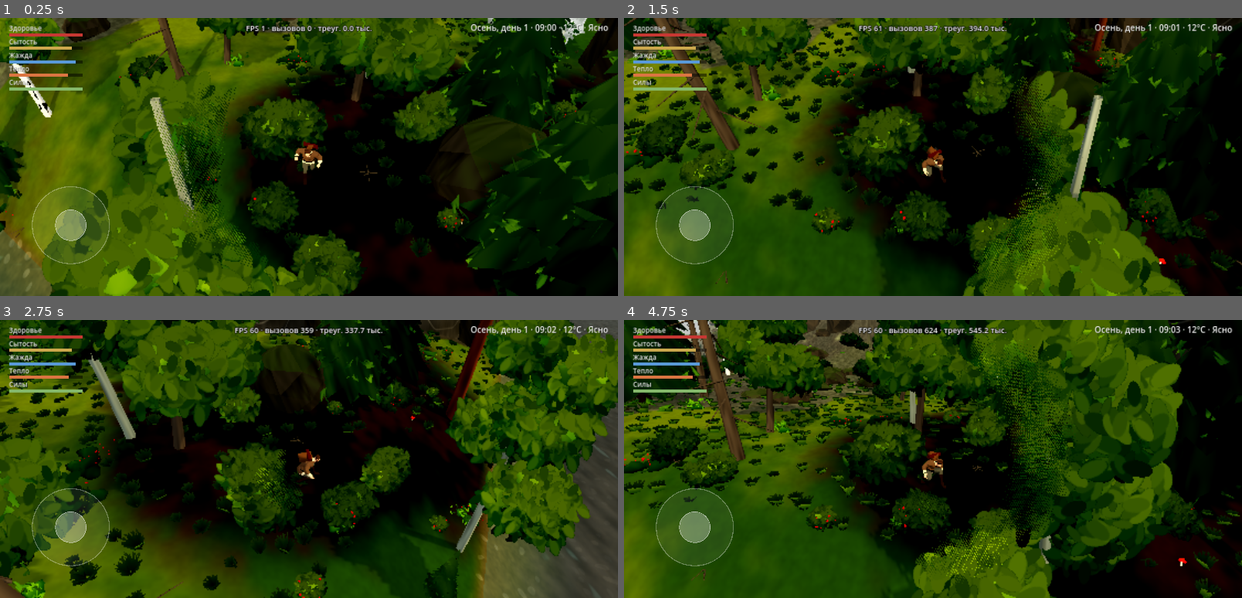
Above: before the commit, frames 1-4 (two rows, left to right).
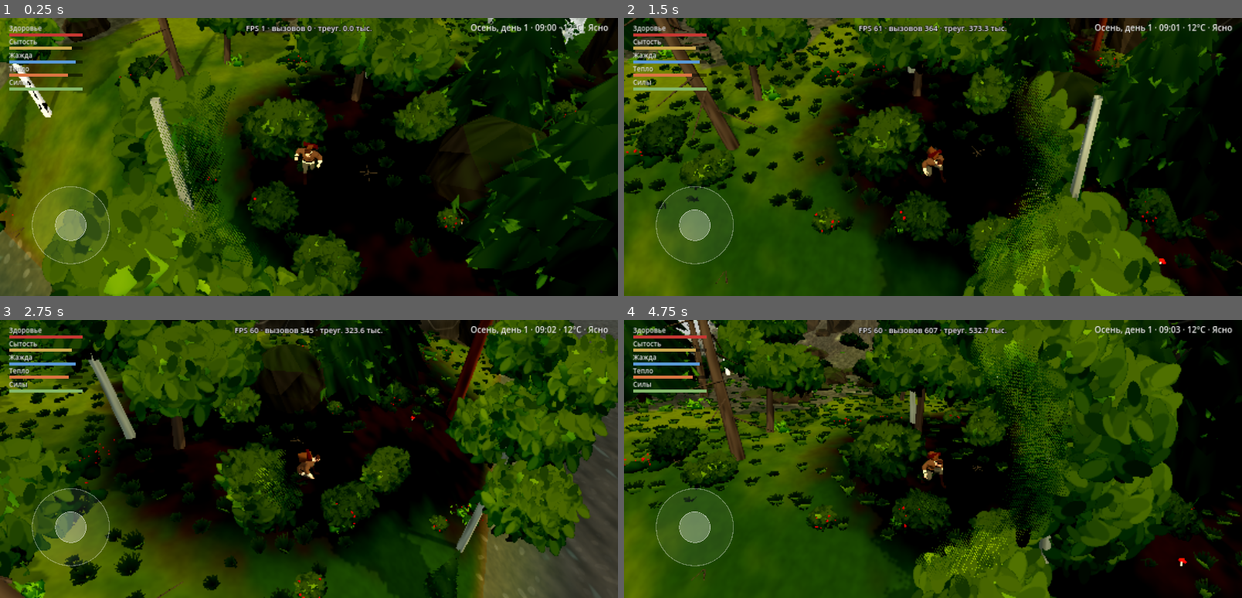
Above: after the commit, the same moments.

Repository: Masuku4129/Game
Game: Godot game, scene res://scenes/main.tscn
Same seed, same stepped clock (60 frames per second), same inputs: the game is played once before the commit and once after it.
Inputs (mouse positions are in pixels of both pictures, inside the frame that each line leads up to):
- Up to frame 1 (0.25 s): no input
- Up to frame 2 (1.5 s): move the mouse to (1068, 143) at 0.52 s; click (1068, 143) at 0.67 s; drag from (809, 170) to (902, 212) at 1.27 s
- Up to frame 3 (2.75 s): move the mouse to (370, 397) at 2.02 s; click (370, 397) at 2.17 s
- Up to frame 4 (4.75 s): drag from (902, 514) to (747, 417) at 2.77 s; move the mouse to (1118, 500) at 3.52 s; click (1118, 500) at 3.67 s; drag from (747, 417) to (840, 389) at 4.27 s

The runs differ from the first frame. In frame 1, 0.2% of the frame differs, in the area x 4-72%, y 0-100%; in frame 2, 0.3%, in the area x 0-79%, y 1-100%; in frame 3, less than 0.1%; in frame 4, 0.2%.

Commit message:
Тени одним проходом
Co-Authored-By: Claude Opus 5.5 <noreply@anthropic.com>
Claude-Session: https://claude.ai/code/session_01XvKRdkiSDocUeZA2A8yViW

Diff:
--- a/game/scripts/main.gd
+++ b/game/scripts/main.gd
@@ -342,7 +342,7 @@
 	sun = DirectionalLight3D.new()
 	sun.shadow_enabled = true
 	sun.directional_shadow_max_distance = 38.0
-	sun.directional_shadow_mode = DirectionalLight3D.SHADOW_PARALLEL_2_SPLITS
+	sun.directional_shadow_mode = DirectionalLight3D.SHADOW_ORTHOGONAL
 	add_child(sun)
 	moon = DirectionalLight3D.new()
 	moon.light_color = Color(0.55, 0.66, 0.95)
